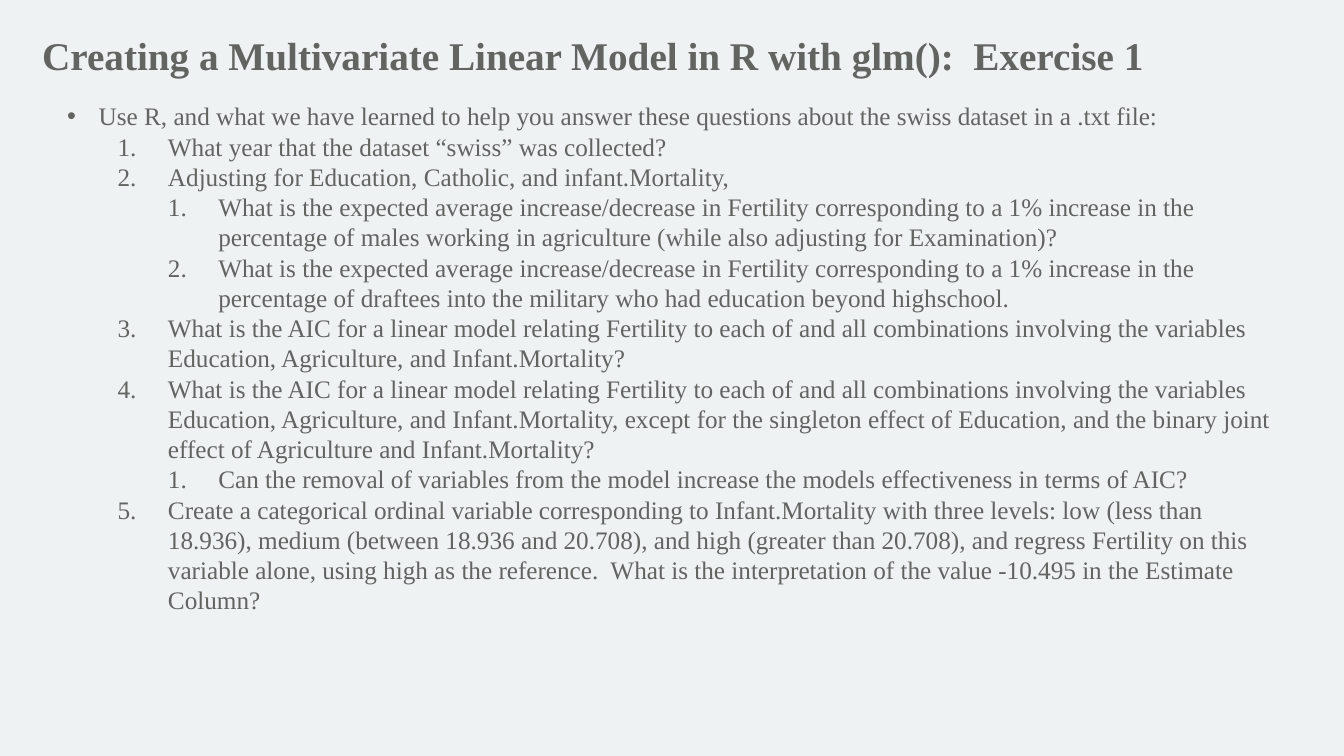
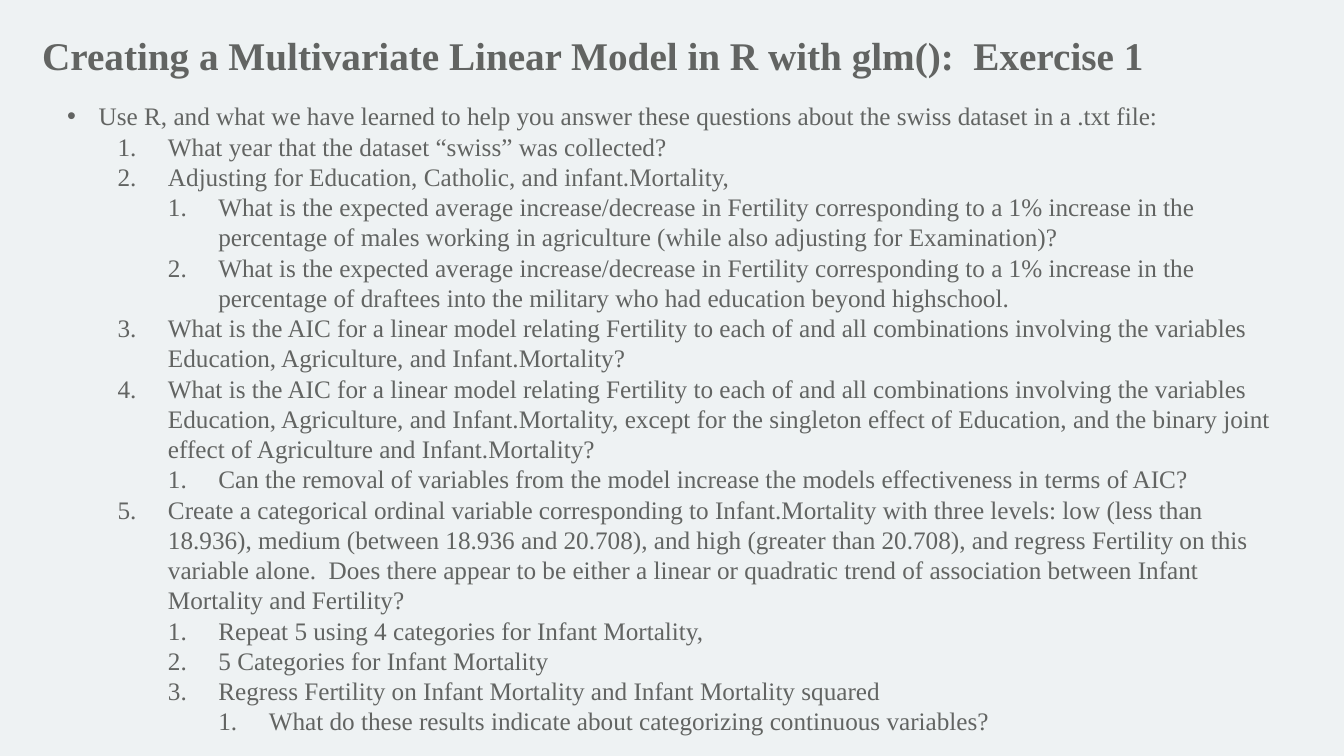
Before and after one commit to mathornton01/2022_UTSW_Lyda_Hill_Department_Beginning_R_Nanocourse, a slide deck: slide 36 of Slides/IntroductionToRForBeginners_DayII_MT.pptx. Drawn at 1344x756 pixels with LibreOffice and Linux fonts; fonts in the diff are those of the drawing; background and template pictures are left out. Boxes give left, top, right and bottom in pixels: in the first picture for what was removed or moved away, otherwise in the second. Text is boxed around its words. In the diff, an @@ line names an element or a change of style, - is before the commit and + after.

```diff
--- a/Slides/IntroductionToRForBeginners_DayII_MT.pptx
+++ b/Slides/IntroductionToRForBeginners_DayII_MT.pptx
@@ text at (168,501,1247,736): text changed @@
-  5. Create a categorical ordinal variable corresponding to Infant.Mortality with three levels: low (less than 18.936), medium (between 18.936 and 20.708), and high (greater than 20.708), and regress Fertility on this variable alone, using high as the reference. What is the interpretation of the value -10.495 in the Estimate Column?
+  5. Create a categorical ordinal variable corresponding to Infant.Mortality with three levels: low (less than 18.936), medium (between 18.936 and 20.708), and high (greater than 20.708), and regress Fertility on this variable alone. Does there appear to be either a linear or quadratic trend of association between Infant Mortality and Fertility?
+    1. Repeat 5 using 4 categories for Infant Mortality,
+    2. 5 Categories for Infant Mortality
+    3. Regress Fertility on Infant Mortality and Infant Mortality squared
+      1. What do these results indicate about categorizing continuous variables?
```
Also in this commit, not shown: 3 other slides changed, 2 other files.
